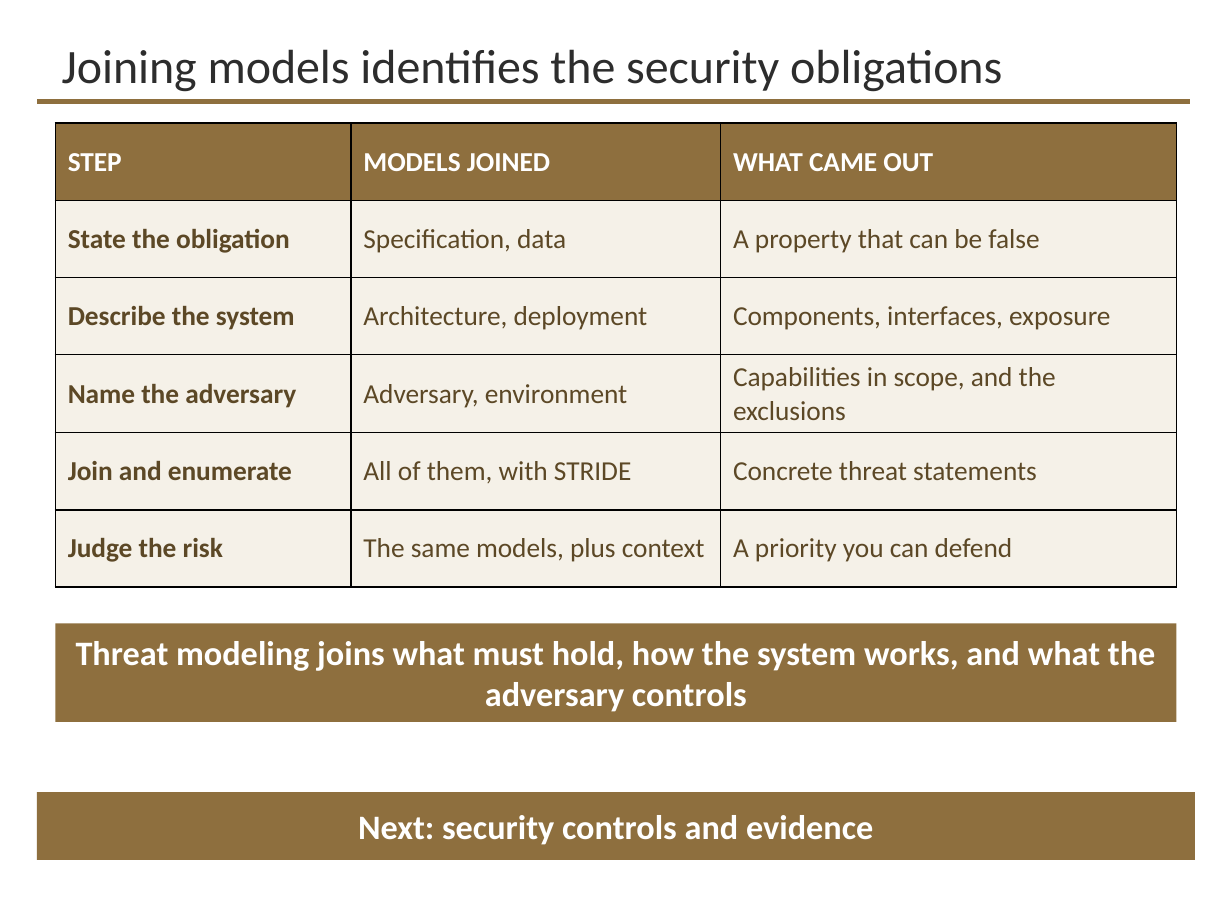
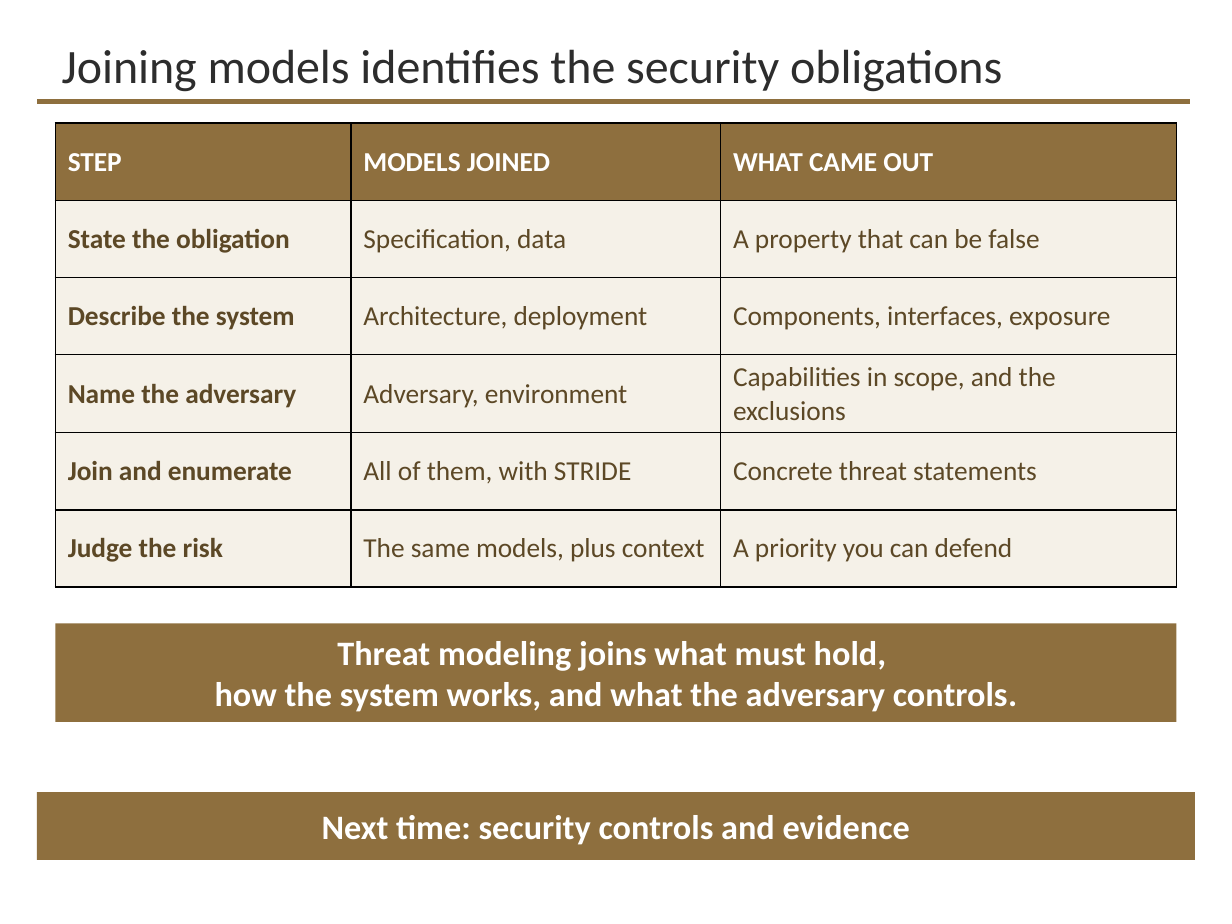
Before and after one commit to davisjam/model-based-agentic-software-engineering, a slide deck: slide 37 of course/lectures/act-3-software-in-the-world/05-security-engineering/3-5-Security-Engineering-1-Threat-Modeling.pptx. Drawn at 1232x924 pixels with LibreOffice and Linux fonts; fonts in the diff are those of the drawing; background and template pictures are left out. Boxes give left, top, right and bottom in pixels: in the first picture for what was removed or moved away, otherwise in the second. Text is boxed around its words. In the diff, an @@ line names an element or a change of style, - is before the commit and + after.

```diff
--- a/course/lectures/act-3-software-in-the-world/05-security-engineering/3-5-Security-Engineering-1-Threat-Modeling.pptx
+++ b/course/lectures/act-3-software-in-the-world/05-security-engineering/3-5-Security-Engineering-1-Threat-Modeling.pptx
@@ text in rectangle at (x1=215, y1=641, x2=1018, y2=712): text changed @@
-Threat modeling joins what must hold, how the system works, and what the adversary controls
+Threat modeling joins what must hold,
+how the system works, and what the adversary controls.
@@ text in rectangle at (x1=322, y1=815, x2=910, y2=845): text changed @@
-Next: security controls and evidence
+Next time: security controls and evidence
```
Also in this commit, not shown: 20 other slides changed, 7 slides removed.
